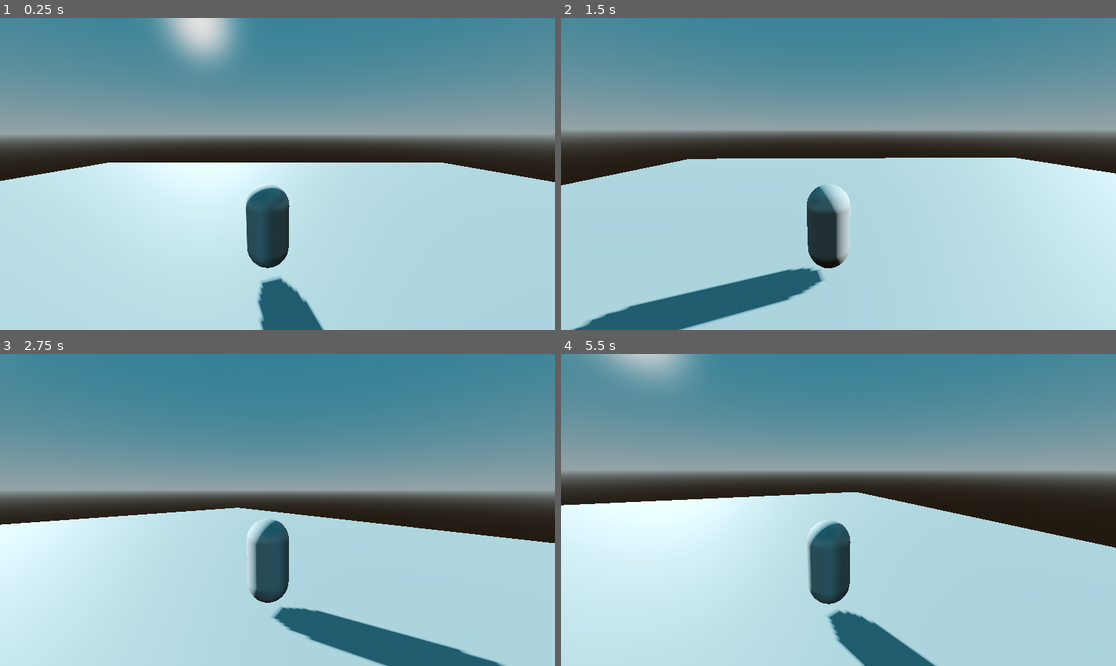
Above: before the commit, frames 1-4 (two rows, left to right).
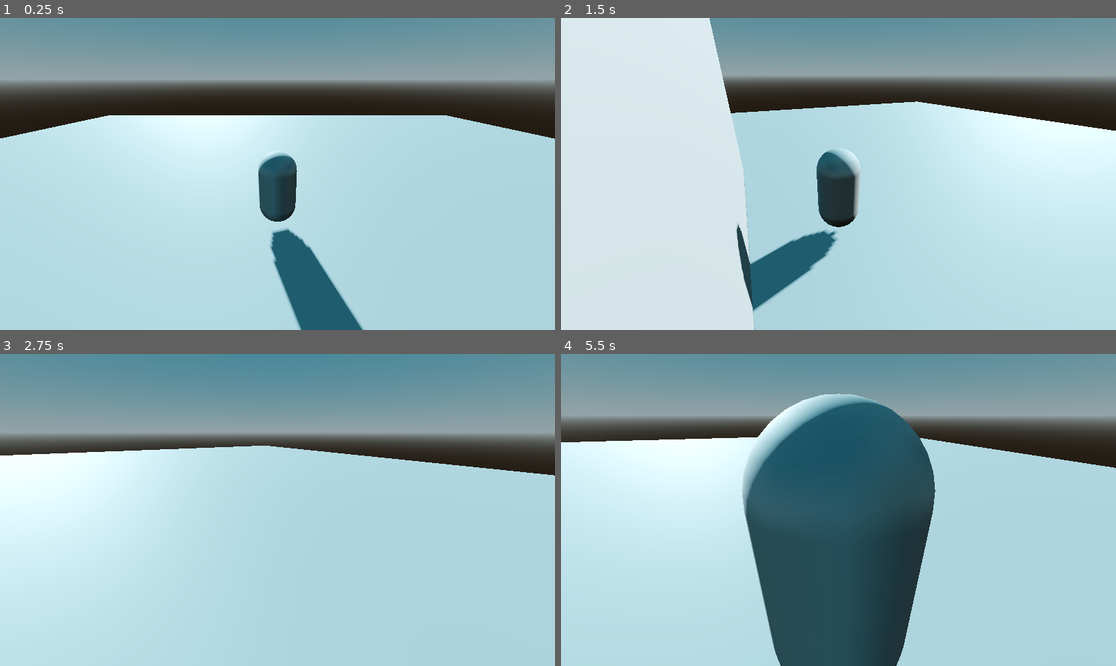
Above: after the commit, the same moments.

Repository: NISCHAY17/ZELDA-attempt
Game: Godot game, scene res://scenes/level.tscn
Same seed, same stepped clock (60 frames per second), same inputs: the game is played once before the commit and once after it.
Inputs (mouse positions are in pixels of both pictures, inside the frame that each line leads up to):
- Up to frame 1 (0.25 s): no input
- Up to frame 2 (1.5 s): tap Enter at 0.5 s; move the mouse to (960, 158) at 0.52 s; hold D (right) 0.53-1.28 s; tap Alt at 0.6 s; move the mouse to (727, 189) at 1.27 s; hold Down (backward) from 1.28 s (still down); tap Shift at 1.35 s
- Up to frame 3 (2.75 s): move the mouse to (333, 441) at 2.02 s; release Down (backward) at 2.03 s; hold D (right) from 2.03 s (still down); tap Alt at 2.1 s
- Up to frame 4 (5.5 s): move the mouse to (810, 572) at 2.77 s; release D (right) at 2.78 s; hold W (forward) 2.78-3.53 s; tap Shift at 2.85, 4.35 s; move the mouse to (1005, 556) at 3.52 s; hold A (left) 3.53-5.03 s; tap Alt at 3.6, 5.1 s; move the mouse to (672, 463) at 4.27 s; move the mouse to (866, 510) at 5.02 s; hold Down (backward) from 5.03 s (still down)

The runs differ from the first frame. In frame 1, 52% of the frame differs, in the area x 0-100%, y 0-100%; in frame 2, 68%; in frame 3, 58%; in frame 4, 63%.

Commit message:
more on camera

Diff:
--- a/zelda-attempt/ENTITIES/player/camera_controller.gd
+++ b/zelda-attempt/ENTITIES/player/camera_controller.gd
@@ -1,11 +1,14 @@
 extends Node3D
 
+@export var min_limit_x: float
+@export var max_limit_x: float
+@export var mouse_acceleration := 0.005
 func _input(event: InputEvent) -> void:
 	if event is InputEventMouseMotion:
-		rotate_from_vector(event.relative * 0.0067)
+		rotate_from_vector(event.relative * mouse_acceleration)
 
 func rotate_from_vector(v: Vector2):
 	if v.length() == 0: return
 	rotation.y -= v.x
 	rotation.x -= v.y * 0.1
-	rotation.x = clamp(rotation.x, -0.4, 0.3)
+	rotation.x = clamp(rotation.x, min_limit_x, max_limit_x)
--- a/zelda-attempt/ENTITIES/player/camera_controller.tscn
+++ b/zelda-attempt/ENTITIES/player/camera_controller.tscn
@@ -2,9 +2,14 @@
 
 [ext_resource type="Script" uid="uid://db02niwjf5ks6" path="res://ENTITIES/player/camera_controller.gd" id="1_0xcen"]
 
-[node name="CAMERA CONTROLLER" type="Node3D" unique_id=363107289]
+[sub_resource type="SphereShape3D" id="SphereShape3D_0xcen"]
+
+[node name="CAMERA CONTROLLER" type="SpringArm3D" unique_id=931761905]
+shape = SubResource("SphereShape3D_0xcen")
+spring_length = 6.5
 script = ExtResource("1_0xcen")
 
 [node name="Camera3D" type="Camera3D" parent="." unique_id=752216915]
 unique_name_in_owner = true
-transform = Transform3D(1, 0, 0, 0, 0.98113775, 0.19330975, 0, -0.19330975, 0.98113775, 0.22744223, 3.1202168, 4.46516)
+transform = Transform3D(1, 0, 0, 0, 0.99999994, 0, 0, 0, 0.99999994, 0, 0, 0)
+current = true
--- a/zelda-attempt/ENTITIES/player/player.tscn
+++ b/zelda-attempt/ENTITIES/player/player.tscn
@@ -19,3 +19,6 @@
 shape = SubResource("CapsuleShape3D_7ufme")
 
 [node name="CAMERA CONTROLLER" parent="." unique_id=363107289 instance=ExtResource("2_ylu7f")]
+transform = Transform3D(1, 0, 0, 0, 0.90630776, 0.42261827, 0, -0.42261827, 0.90630776, 0, 1.4, 0)
+min_limit_x = -0.8
+max_limit_x = -0.2
--- a/zelda-attempt/scenes/level.tscn
+++ b/zelda-attempt/scenes/level.tscn
@@ -20,6 +20,12 @@
 [sub_resource type="BoxShape3D" id="BoxShape3D_w7c3h"]
 size = Vector3(40, 0.5, 40)
 
+[sub_resource type="BoxMesh" id="BoxMesh_2q6dc"]
+size = Vector3(10, 10, 1)
+
+[sub_resource type="BoxShape3D" id="BoxShape3D_w8frs"]
+size = Vector3(10, 10, 1)
+
 [node name="level" type="Node3D" unique_id=44627815]
 
 [node name="WorldEnvironment" type="WorldEnvironment" parent="." unique_id=965562256]
@@ -34,7 +40,6 @@
 
 [node name="Player" parent="Player" unique_id=1080306268 instance=ExtResource("1_2q6dc")]
 transform = Transform3D(1, 0, 0, 0, 1, 0, 0, 0, 1, 0.014201164, 0, 0.022721767)
-base_speed = 4.0
 
 [node name="envrionment" type="Node3D" parent="." unique_id=624035515]
 
@@ -46,3 +51,14 @@
 
 [node name="CollisionShape3D" type="CollisionShape3D" parent="envrionment/StaticBody3D" unique_id=1804821836]
 shape = SubResource("BoxShape3D_w7c3h")
+
+[node name="StaticBody3D2" type="StaticBody3D" parent="envrionment" unique_id=1614772758]
+transform = Transform3D(1, 0, 0, 0, 1, 0, 0, 0, 1, -0.17790651, 0.20331573, 5.7945213)
+
+[node name="MeshInstance3D" type="MeshInstance3D" parent="envrionment/StaticBody3D2" unique_id=1629779170]
+transform = Transform3D(1, 0, 0, 0, 1, 0, 0, 0, 1, 1.8055854, 0, 0)
+mesh = SubResource("BoxMesh_2q6dc")
+
+[node name="CollisionShape3D" type="CollisionShape3D" parent="envrionment/StaticBody3D2" unique_id=901904293]
+transform = Transform3D(1, 0, 0, 0, 1, 0, 0, 0, 1, 1.6866755, -0.11220169, 0.016023636)
+shape = SubResource("BoxShape3D_w8frs")
